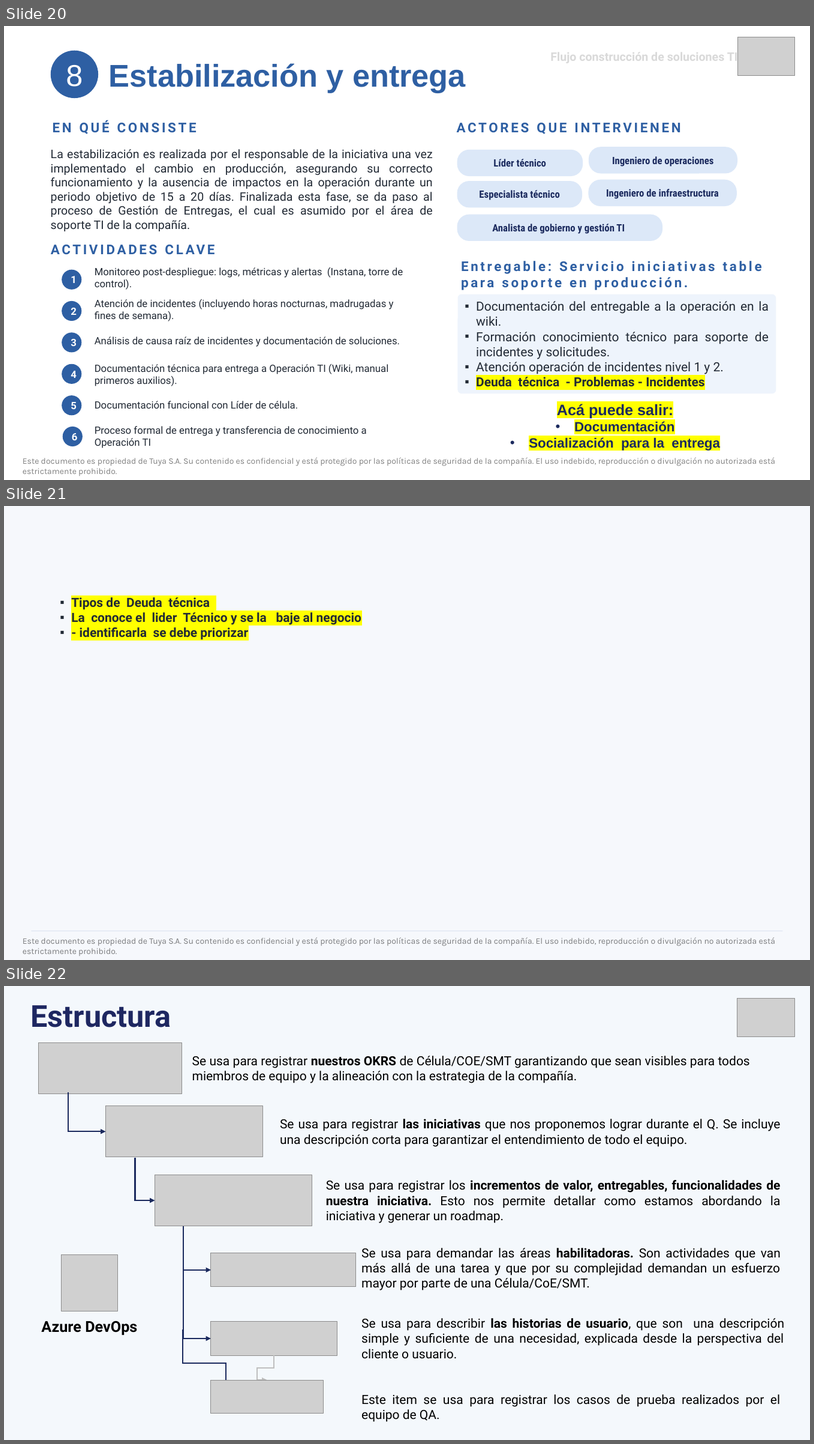
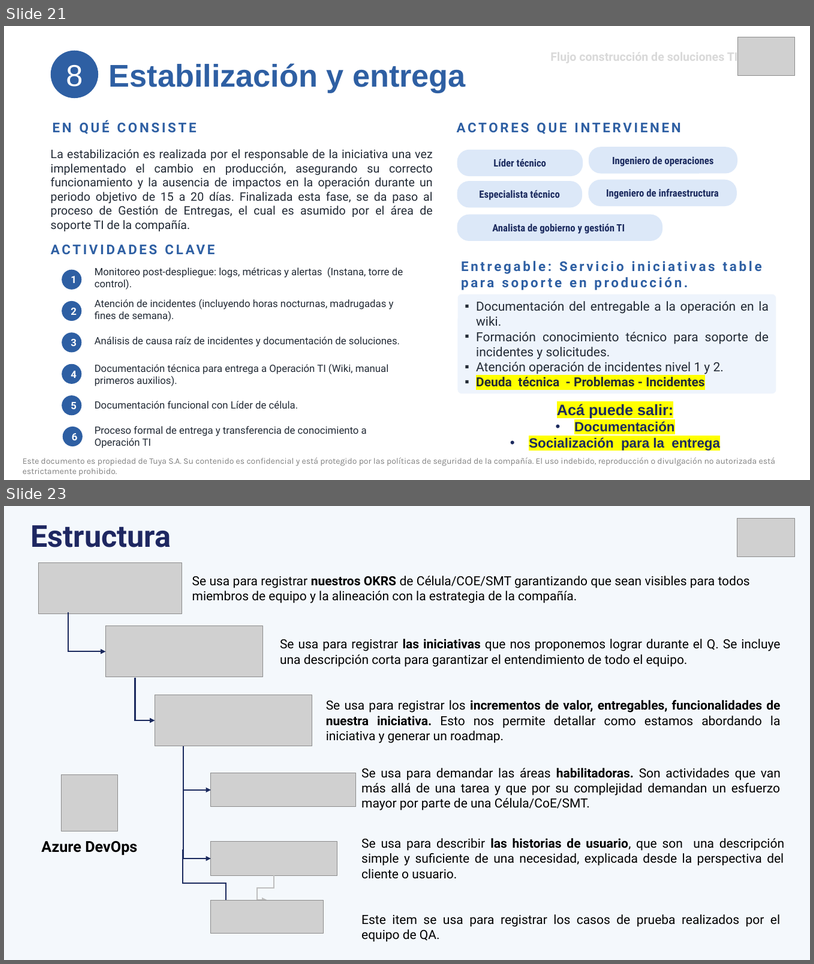
Before and after one commit to estibenlicona/guides, a slide deck: Flujo construcción de soluciones TI_Líder_Célula_v2.pptx. Shown one above the other, each under a label of ours: slides 20, 21 and 22 before the commit, slides 21 and 23 after it; the slides between them are not shown. The pictures are 814x1444 and 814x964 pixels, drawn with LibreOffice and Linux fonts; fonts in the diff are those of the drawing; grey boxes stand for pictures. Boxes give left, top, right and bottom in pixels: in the first picture for what was removed or moved away, otherwise in the second. Text is boxed around its words. In the diff, an @@ line names an element or a change of style, - is before the commit and + after.

```diff
--- a/Flujo construcción de soluciones TI_Líder_Célula_v2.pptx
+++ b/Flujo construcción de soluciones TI_Líder_Célula_v2.pptx
@@ slide 21 removed at (4,506,810,960), background #F6F8FC; not listed: 1 template element that a slide beside it also shows @@
@@ text removed at (71,597,362,641) @@
-▪ Tipos de Deuda técnica
-▪ La conoce el lider Técnico y se la baje al negocio
-▪ - identificarla se debe priorizar
@@ line removed from (31, 931) to (783, 931) @@
@@ what was slide 20 is now slide 21 @@
@@ what was slide 22 is now slide 23 @@
```
Also in this commit, not shown: 1 slide changed, 2 slides added.
